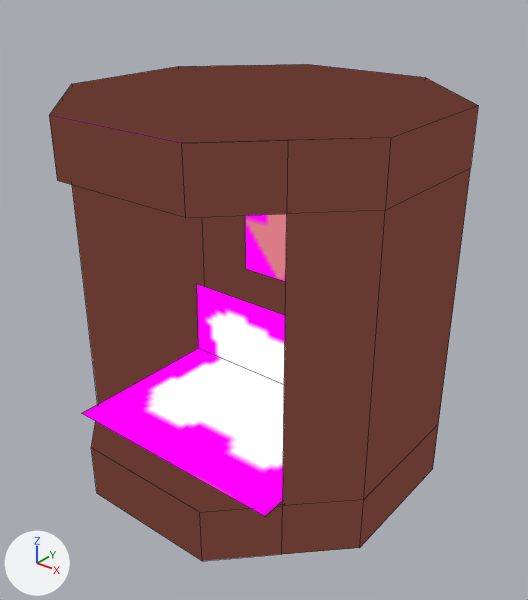
One commit to the Blender file source/blend files/room/object/wheel.blend: the scene before it, then after it.
Both versions are drawn from a camera (50 mm lens) standing at (2.24, -2.77, 2.64) and looking at (0.06, -0.05, 0.95). Lighting does not change. The marker at lower left points along +X, +Y and +Z. Mesh edges are drawn as thin lines.
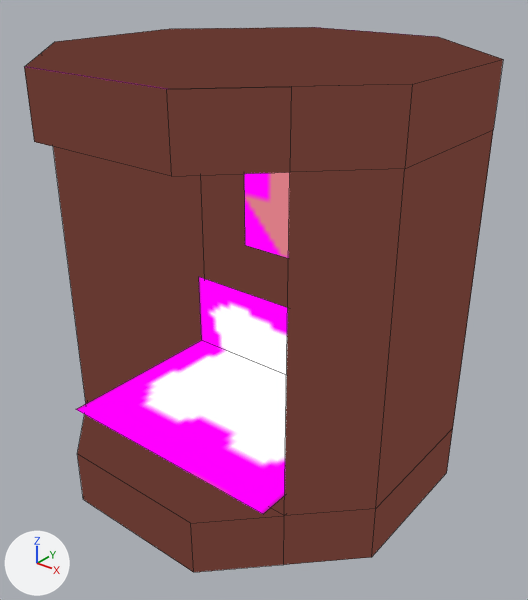
The edits, one by one:
me_cylinder is used by ob_cylinder; location (0.0, 0.0, 0.0).
me_cylinder had 72 vertices, 36 faces and spanned x -0.92..0.92, y -0.92..0.92, z 0.0..2.0.
me_cylinder now has 72 vertices, 36 faces and spans x -1.0..1.0, y -1.0..1.0, z 0.0..2.2.
me_cylinder part 1: the loose piece of 8 vertices spanning x -0.65..0.65, y -0.65..0.25, z 0.3..1.72 is scaled about its middle by (1.07, 1.11, 1.13), then moved by (0.0, 0.0, 0.09).
me_cylinder part 2: the loose piece of 6 vertices spanning x -0.65..0.65, y -0.92..0.35, z 0.3 is scaled about its middle by (1.07, 1.1, 1), then moved by (0.0, -0.01, 0.0).
me_cylinder part 3: 58 of 72 vertices moved; they spanned x -0.92..0.92, y -0.92..0.92, z 0.0..2.0 and now span x -1.0..1.0, y -1.0..1.0, z 0.0..2.2; mean shift (0.0, 0.0, 0.11); largest move (0.92, -0.38, 2.0) -> (1.0, -0.4, 2.2).

Where the change shows, as pixel boxes (x1, y1, x2, y2) in the pictures (528 x 600 px; the box of a moved part takes in the faces that stretch with it):
'Cylinder', reshaped (12% wider, 10% taller): before (49, 64, 478, 561); after (24, 27, 503, 572)
part 1 of me_cylinder, moved or reshaped: before (72, 185, 286, 404); after (53, 147, 288, 403)
part 2 of me_cylinder, moved or reshaped: before (91, 421, 283, 512); after (77, 415, 285, 523)
part 3 of me_cylinder, moved or reshaped: before (49, 64, 478, 561); after (24, 27, 503, 572)
